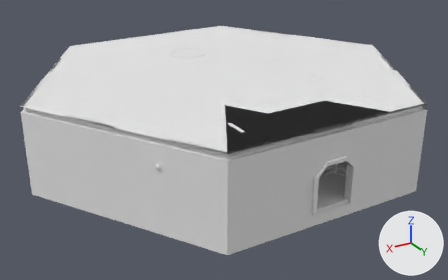
An edit to the OBJ model New Unity Project/Assets/Models/FinalRoom_Specific/FinalRoom.obj, drawn before and after from the same camera.
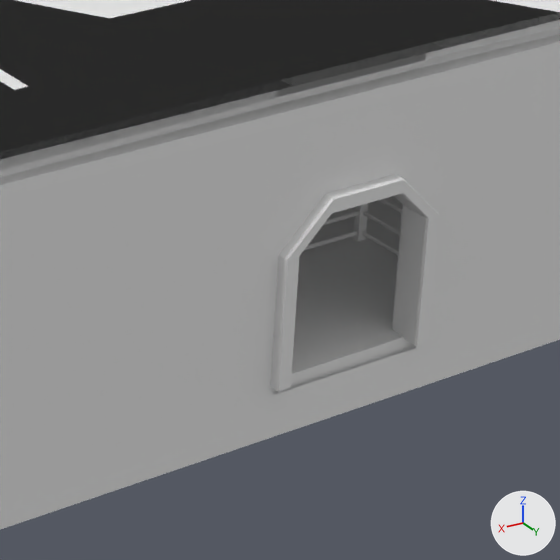
Each version is shown whole from a camera (50 mm lens) standing at (178.6, 263.2, 138.0) and looking at (3.1, -29.3, -8.2), then close up on the part from 53% to 87% of the width and 39% to 93% of the height. The axes (+X, +Y, +Z) are drawn at lower right. The lights are the same throughout. Where no turn or scale is listed for an object, it has been applied to the vertices. Vertices at the same position are counted once.

Objects in the first close-up: 'FinalRoom'.
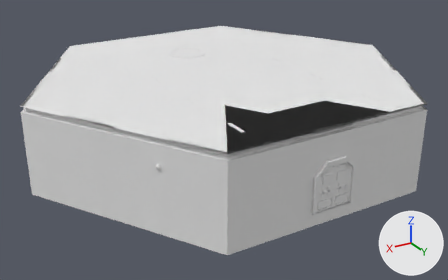
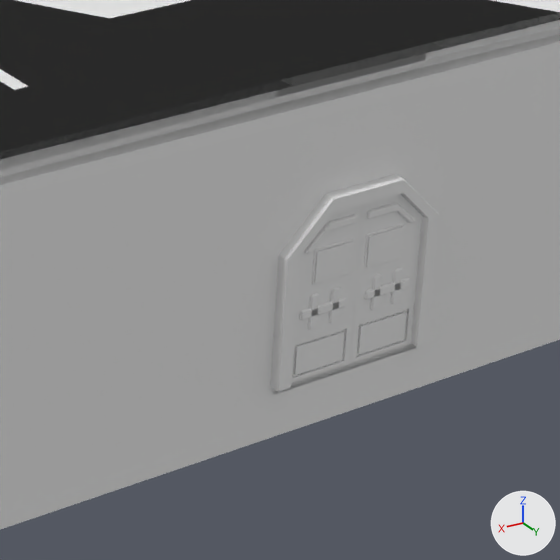
Commit message: fix pt3

Where the change shows, as pixel boxes [x1, y1, x2, y2] in the close-ups (560 x 560 px):
part 1 of me_finalroom, built on: after [291, 194, 422, 382]

What changed in the scene script:
```text
Change me_finalroom:
    used by ob_finalroom; location = (0.0, 0.0, 0.0)
    remove me_finalroom.from_pydata(...)  # 5694 vertices, 6440 faces; spans x -117.0..117.0, y -138.0..67.0, z -17.0..33.0
    add me_finalroom.from_pydata(...)  # 6978 vertices, 7752 faces; spans x -117.0..117.0, y -138.0..67.0, z -17.0..33.0
    me_finalroom part 1: 4 vertices moved within x 25.0, y 39.0..64.0, z -8.0; 1284 vertices added at x -11.0..11.0, y 63.0..67.0, z -9.0..15.0
```
